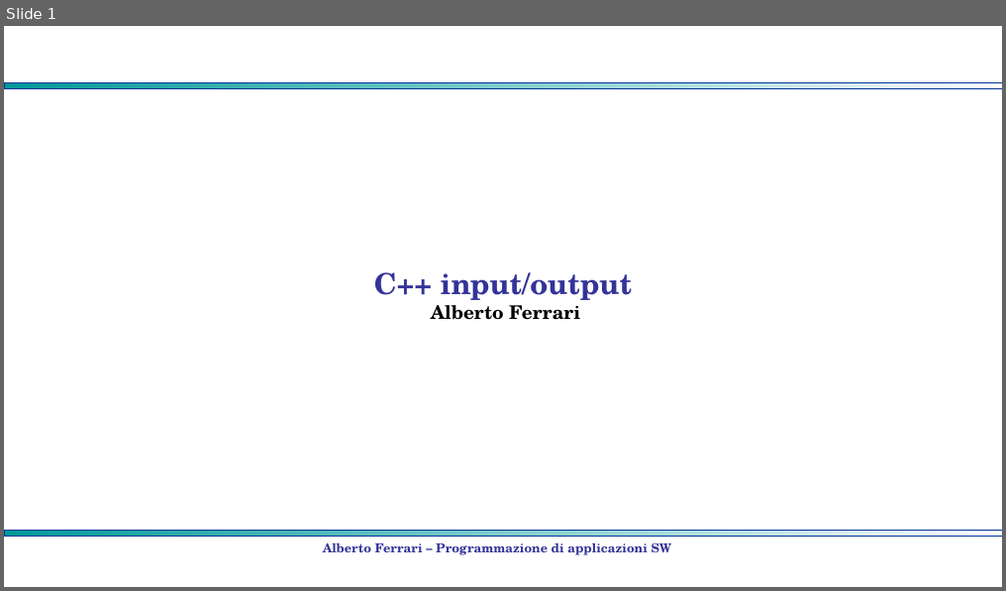
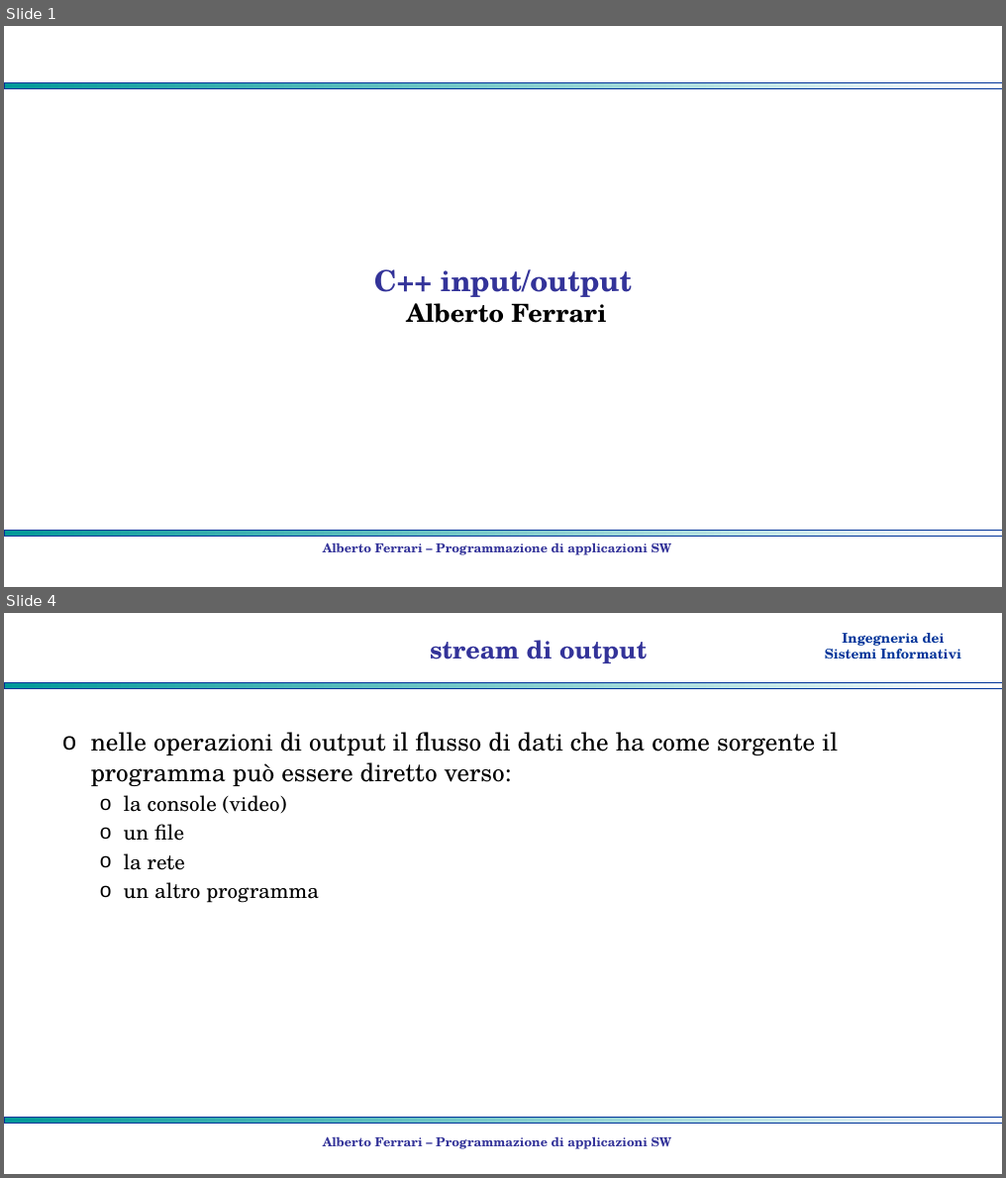
Before and after one commit to albertoferrari/pasw, a slide deck: lezioni/PASW03c - C++ input output.pptx. Shown one above the other, each under a label of ours: slide 1 before the commit, slides 1 and 4 after it; the slides between them are not shown. The pictures are 1006x591 and 1006x1178 pixels, drawn with LibreOffice and Linux fonts; fonts in the diff are those of the drawing; background and template pictures are left out. Boxes give left, top, right and bottom in pixels: in the first picture for what was removed or moved away, otherwise in the second. Text is boxed around its words. In the diff, an @@ line names an element or a change of style, - is before the commit and + after.

```diff
--- a/lezioni/PASW03c - C++ input output.pptx
+++ b/lezioni/PASW03c - C++ input output.pptx
@@ slide 4 added at (x1=4, y1=613, x2=1002, y2=1174), background #FFFFFF; not listed: 1 template element that a slide beside it also shows @@
@@ title added at (x1=430, y1=640, x2=647, y2=663), 24 pt, text #333399, bold @@
+stream di output
@@ text added at (x1=825, y1=633, x2=961, y2=660), 13 pt, text #003399, bold @@
+Ingegneria dei
+Sistemi Informativi
@@ rectangle added at (x1=4, y1=682, x2=1002, y2=688), fill gradient #009999 to #FFFFFF, outline #003399 0.75 pt @@
@@ text added at (x1=91, y1=732, x2=838, y2=903), 24 pt, text #000000 @@
+o nelle operazioni di output il flusso di dati che ha come sorgente il programma può essere diretto verso:
+  o la console (video)
+  o un file
+  o la rete
+  o un altro programma
@@ text added at (x1=323, y1=1137, x2=672, y2=1150), 12 pt, text #333399, bold @@
+Alberto Ferrari – Programmazione di applicazioni SW
@@ slide 1 changed as well @@
@@ title "C++ input/output Alberto Ferrari" at (x1=374, y1=270, x2=632, y2=323): size 18 to 24 pt in "Alberto Ferrari" @@
```
Also in this commit, not shown: 2 other slides changed, 2 other slides added, 1 other file.
